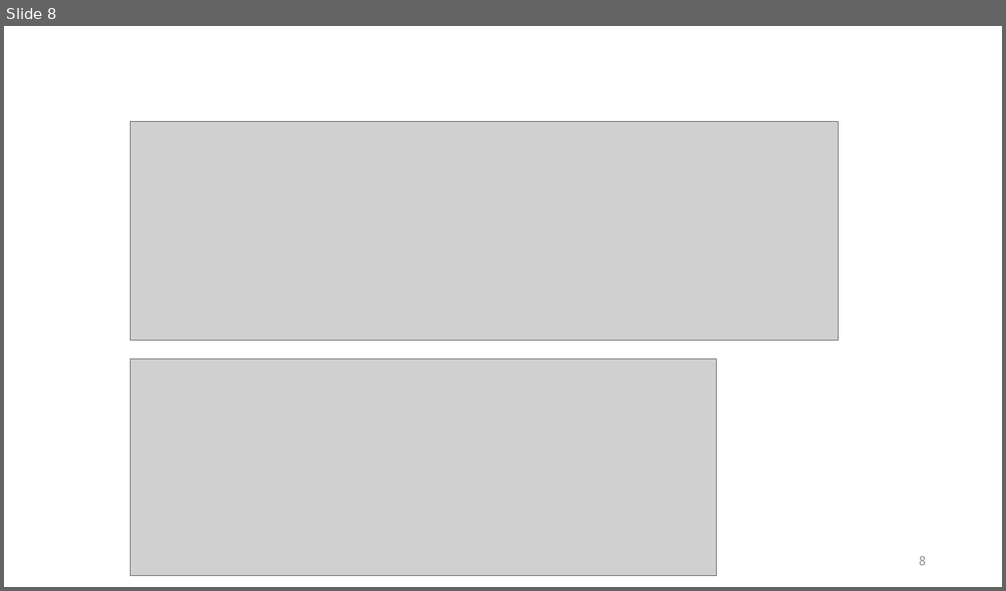
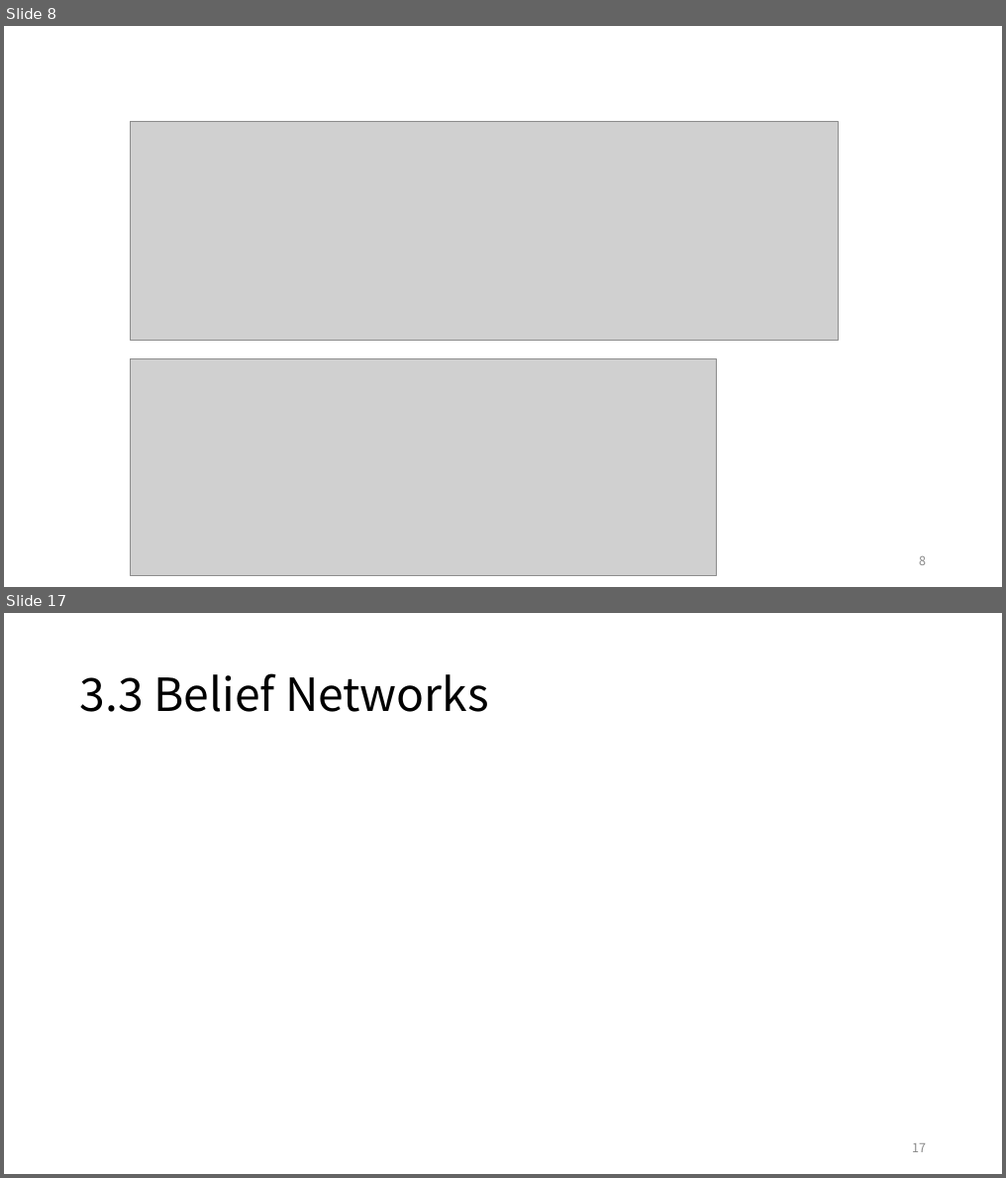
Before and after one commit to ggorr/MachineLearning, a slide deck: BRML/Ch03/BRML_Chapter_3.pptx. Shown one above the other, each under a label of ours: slide 8 before the commit, slides 8 and 17 after it; the slides between them are not shown. The pictures are 1006x591 and 1006x1178 pixels, drawn with LibreOffice and Linux fonts; fonts in the diff are those of the drawing; grey boxes stand for pictures. Boxes give left, top, right and bottom in pixels: in the first picture for what was removed or moved away, otherwise in the second. Text is boxed around its words. In the diff, an @@ line names an element or a change of style, - is before the commit and + after.

```diff
--- a/BRML/Ch03/BRML_Chapter_3.pptx
+++ b/BRML/Ch03/BRML_Chapter_3.pptx
@@ slide 17 added at [4,613,1002,1174], background #FFFFFF @@
@@ title added at [80,673,489,712], 44 pt, text #000000 @@
+3.3 Belief Networks
@@ page number added at [912,1144,926,1153], 12 pt, text #8C8C8C @@
+17
```
Also in this commit, not shown: 16 other slides added.
